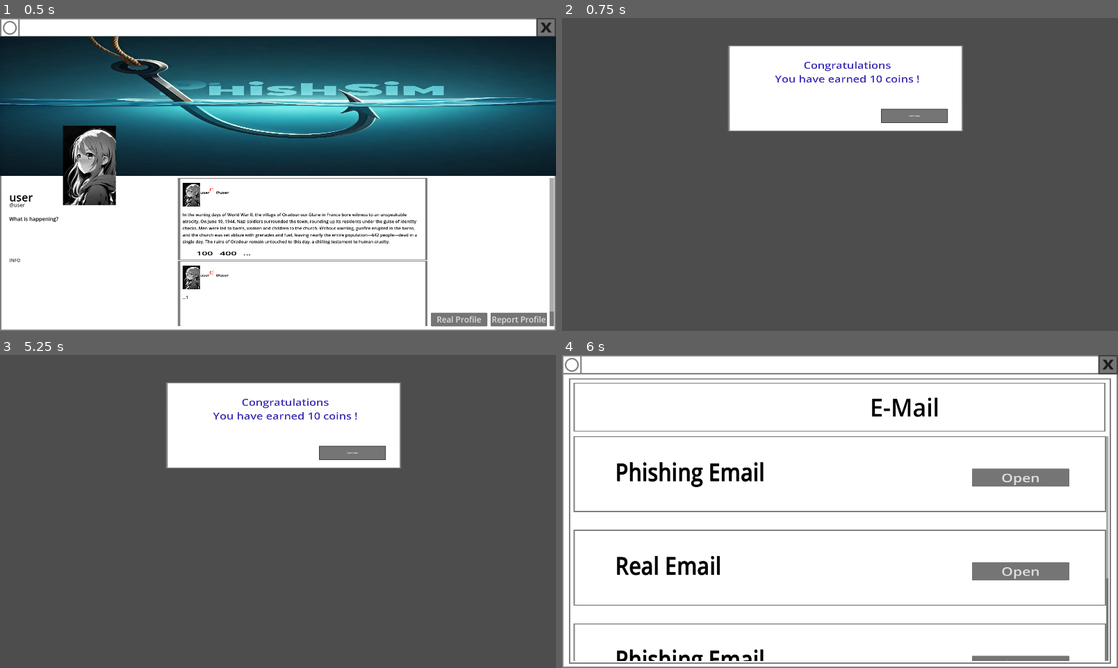
Above: before the commit, frames 1-4 (two rows, left to right).
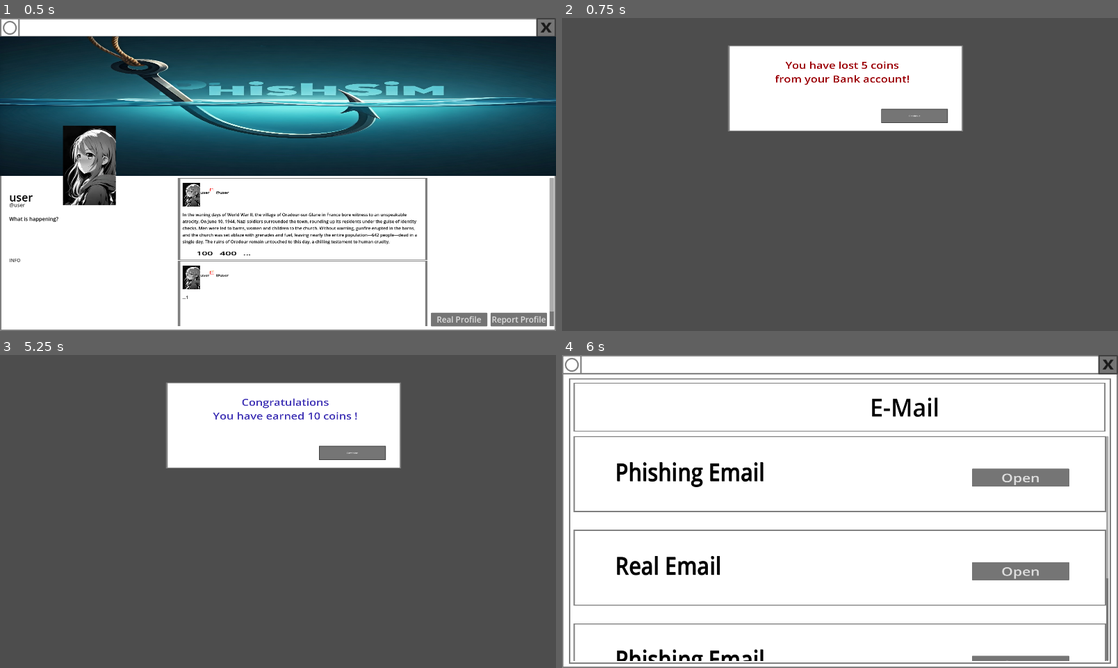
Above: after the commit, the same moments.

Repository: Bulaong-RuznielM/PhishSim---ANZUELO
Game: Godot game, scene res://SCENES/Sub/Profile_Finder.tscn
The game is run twice, just before and just after one commit, with the same random seed, the same clock (stepped at 60 frames per second) and the same inputs. This scene is started directly instead of the project's main scene.
Inputs:
- Up to frame 1 (0.5 s): no input
- Up to frame 2 (0.75 s): click "Real Profile" at 0.5 s
- Up to frame 3 (5.25 s): click "Continiue" at 1.25 s; click "Open" at 2 s; click "AGREE" at 2.75 s; click "Continiue" at 3.5 s; click "Open" at 4.25 s; click "AGREE" at 5 s
- Up to frame 4 (6 s): click "Continiue" at 5.75 s

Frame 1 is identical in both runs. In frame 2, 0.6% of the frame differs, in the area x 38-65%, y 13-34%; in frame 3, less than 0.1%; in frame 4, nothing differs.

Commit message:
fix var call
- change the where the status get it var.

Diff:
--- a/Scripts/dynamic_profile_finder.gd
+++ b/Scripts/dynamic_profile_finder.gd
@@ -3,32 +3,37 @@
 var status = false
 
 func _ready():
-	hideAllContaners()
-	dynamicSetter("auto")
+	hide_all_containers()
+	dynamic_setter("auto")
 
-func hideAllContaners():
+func hide_all_containers():
 	status = false
 	for i in range(15):
 		var container_node = get_node_or_null("%Container" + str(i))
 		if container_node:
 			container_node.hide()
 
-func getrAndProfile():
-	return (randi() % Global.users.size())
+func get_random_profile():
+	return str(randi() % Global.users.size())
 
-func dynamicSetter(sellect):
-	var whatUser = str(getrAndProfile()) if sellect == "auto" else sellect
+func dynamic_setter(select):
+	var whatUser = get_random_profile() if select == "auto" else str(select)
 
-	# Accessing the nodes using the correct $ syntax
+	# Accessing the nodes and updating text values
 	%User_Label.text = Global.users[whatUser]["%user%"]
 	%Username_Label.text = Global.users[whatUser]["%@username%"]
 	%Usercomment_Label.text = Global.users[whatUser]["%user%intro"]
 	%Userinfo_Label.text = Global.users[whatUser]["%user%info"]
 
-	status = Global.users[whatUser]["%user%check"] == "True"
+	if (Global.users[whatUser]["%user%status"] == "Real"):
+		status = true
+	else:
+		status = false
 
-	# Loop to show and update comments and other information
-	for i in range(int(Global.users[whatUser]["%user%commentnumber"])):  # Use int for range
+
+
+	# Loop to show and update comment containers
+	for i in range(int(Global.users[whatUser]["%user%commentnumber"])):
 		var container_node = get_node_or_null("%Container" + str(i))
 		if container_node:
 			container_node.show()
@@ -64,14 +69,17 @@
 		if like_node:
 			like_node.text = Global.users[whatUser]["%user%blocks"][str(i)]["like"]
 
-
 func _on_profile_finder_exit_pressed() -> void:
 	get_tree().change_scene_to_file("res://SCENES/Main/Task.tscn")
 
-
 func _on_real_profile_button_pressed() -> void:
-	get_tree().change_scene_to_file("res://SCENES/Sub/scam_report.tscn") if status == true else get_tree().change_scene_to_file("res://SCENES/Sub/scam_agree.tscn")
-
+	if not status:
+		get_tree().change_scene_to_file("res://SCENES/Sub/scam_report.tscn")
+	else:
+		get_tree().change_scene_to_file("res://SCENES/Sub/scam_agree.tscn")
 
 func _on_report_profile_button_pressed() -> void:
-	get_tree().change_scene_to_file("res://SCENES/Sub/scam_agree.tscn") if status == true else get_tree().change_scene_to_file("res://SCENES/Sub/scam_report.tscn")
+	if status:
+		get_tree().change_scene_to_file("res://SCENES/Sub/scam_report.tscn")
+	else:
+		get_tree().change_scene_to_file("res://SCENES/Sub/scam_agree.tscn")
